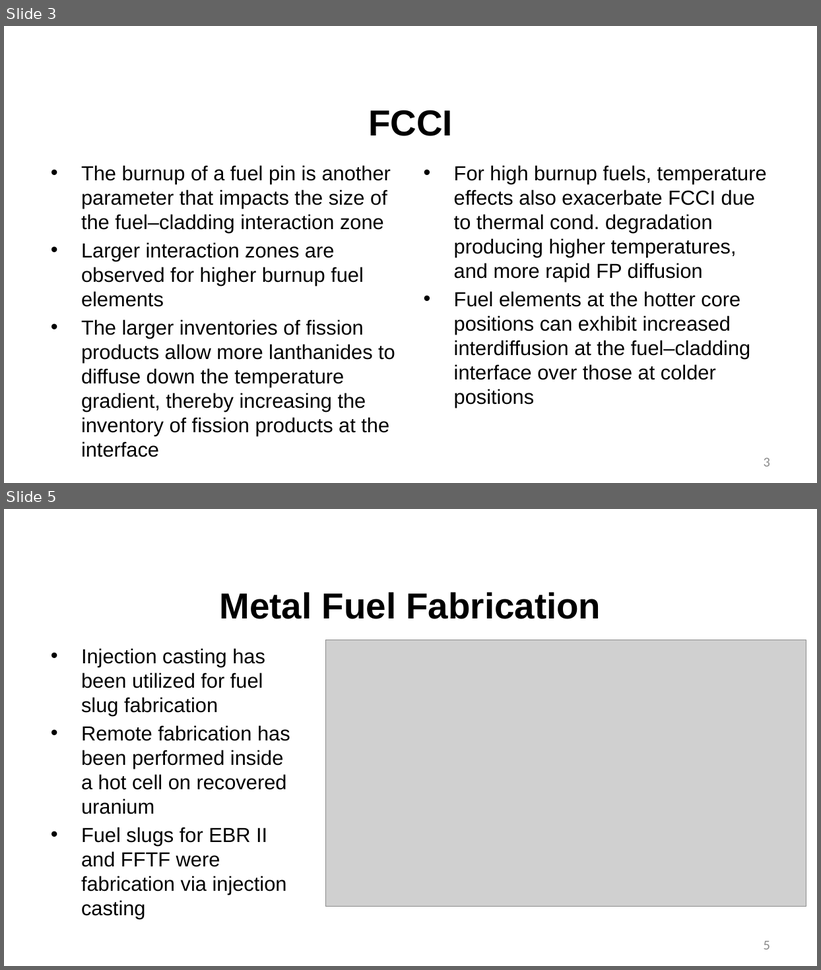
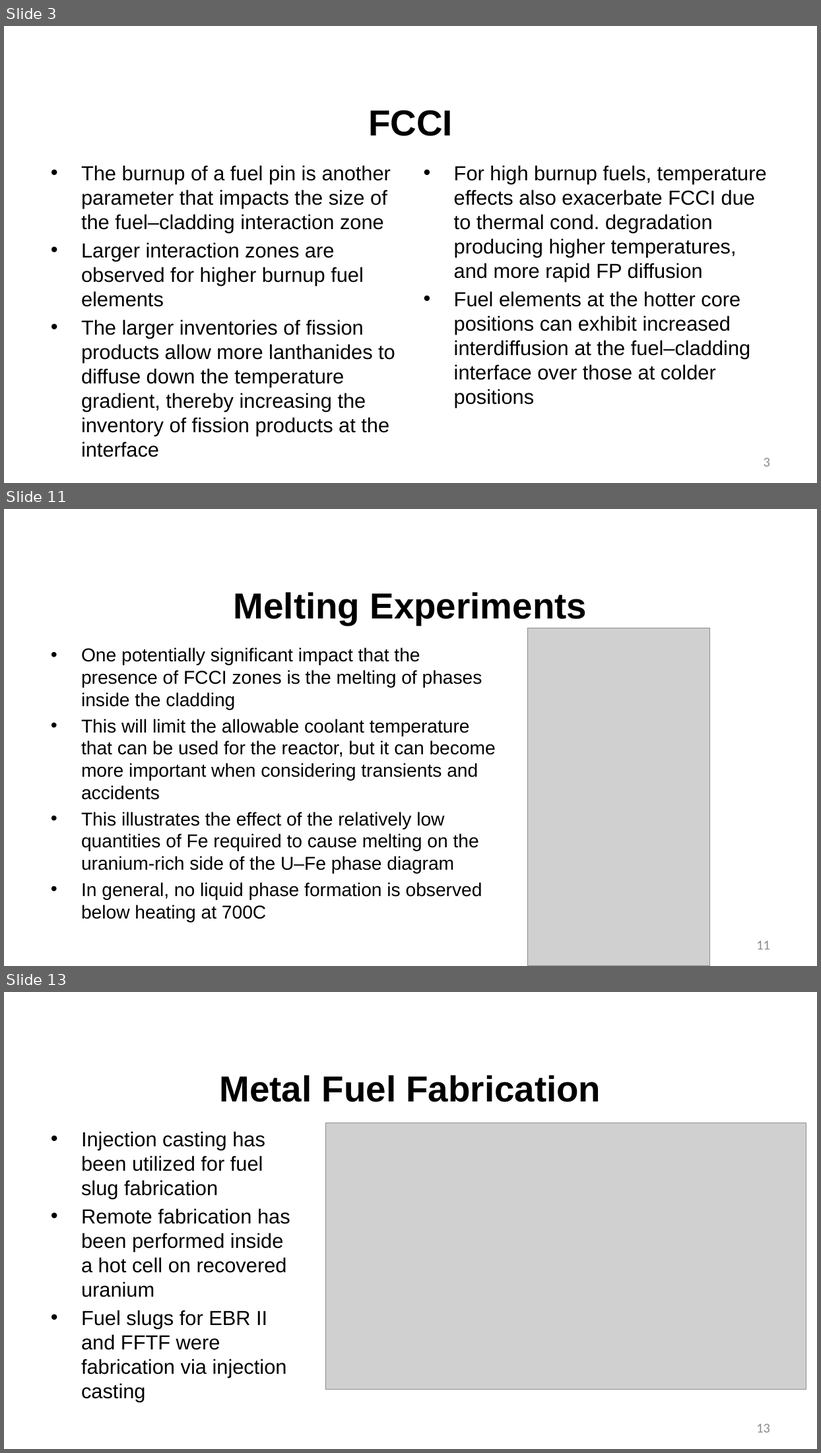
Before and after one commit to benbeeler/TEACHING, a slide deck: Advanced Reactor Materials/Lec8_SFRs.pptx. Shown one above the other, each under a label of ours: slides 3 and 5 before the commit, slides 3, 11 and 13 after it; the slides between them are not shown. The pictures are 821x970 and 821x1453 pixels, drawn with LibreOffice and Linux fonts; fonts in the diff are those of the drawing; grey boxes stand for pictures; background and template pictures are left out. Boxes give left, top, right and bottom in pixels: in the first picture for what was removed or moved away, otherwise in the second. Text is boxed around its words. In the diff, an @@ line names an element or a change of style, - is before the commit and + after.

```diff
--- a/Advanced Reactor Materials/Lec8_SFRs.pptx
+++ b/Advanced Reactor Materials/Lec8_SFRs.pptx
@@ slide 11 added at [4, 509, 817, 966], background #FFFFFF @@
@@ title added at [234, 592, 587, 625], 42.7 pt, text #000000, bold @@
+Melting Experiments
@@ picture added at [528, 628, 710, 966] @@
@@ text added at [81, 648, 496, 923], 22 pt, text #000000 @@
+• One potentially significant impact that the presence of FCCI zones is the melting of phases inside the cladding
+• This will limit the allowable coolant temperature that can be used for the reactor, but it can become more important when considering transients and accidents
+• This illustrates the effect of the relatively low quantities of Fe required to cause melting on the uranium-rich side of the U–Fe phase diagram
+• In general, no liquid phase formation is observed below heating at 700C
@@ page number added at [756, 941, 770, 950], 16 pt, text #8C8C8C @@
+11
@@ what was slide 5 is now slide 13 @@
@@ page number at [756, 1424, 770, 1433]: text changed @@
-5
+13
```
Also in this commit, not shown: 1 slide changed, 7 other slides added, 15 slides removed, 3 other files.
